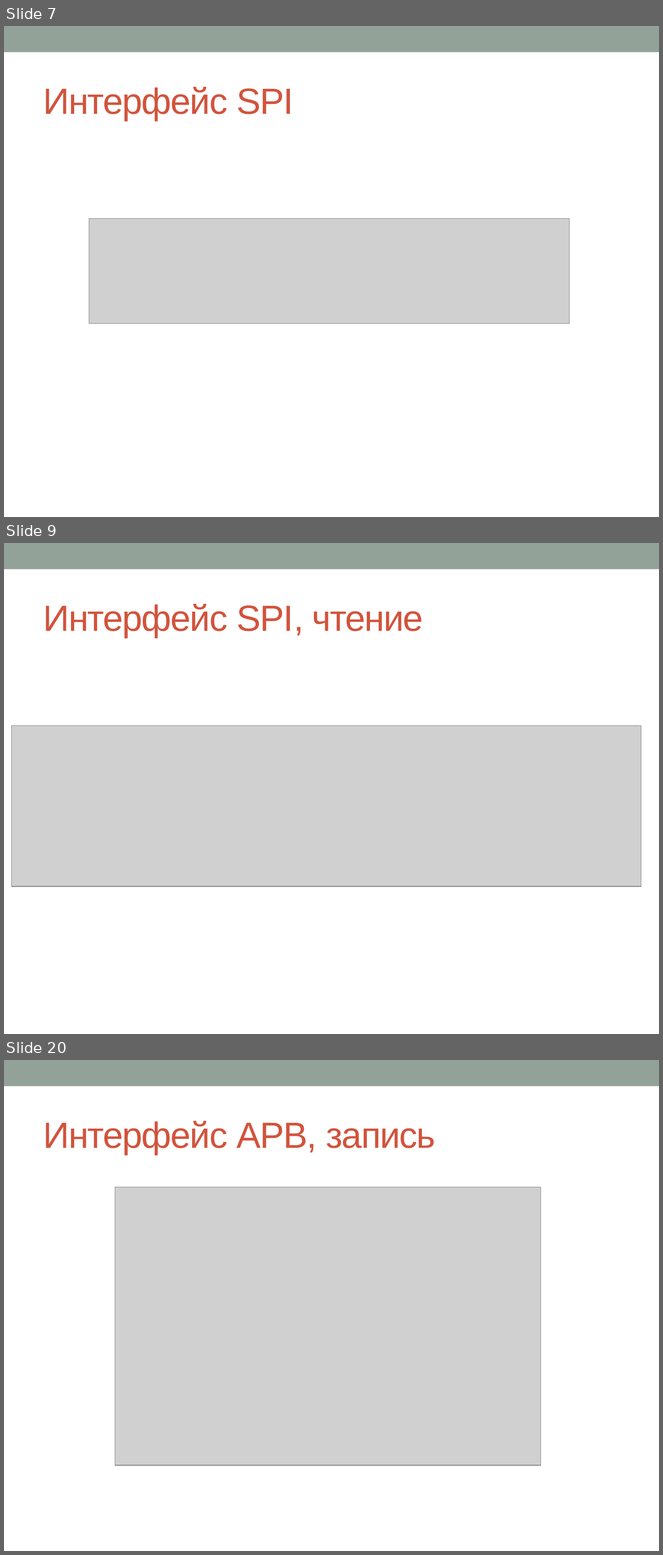
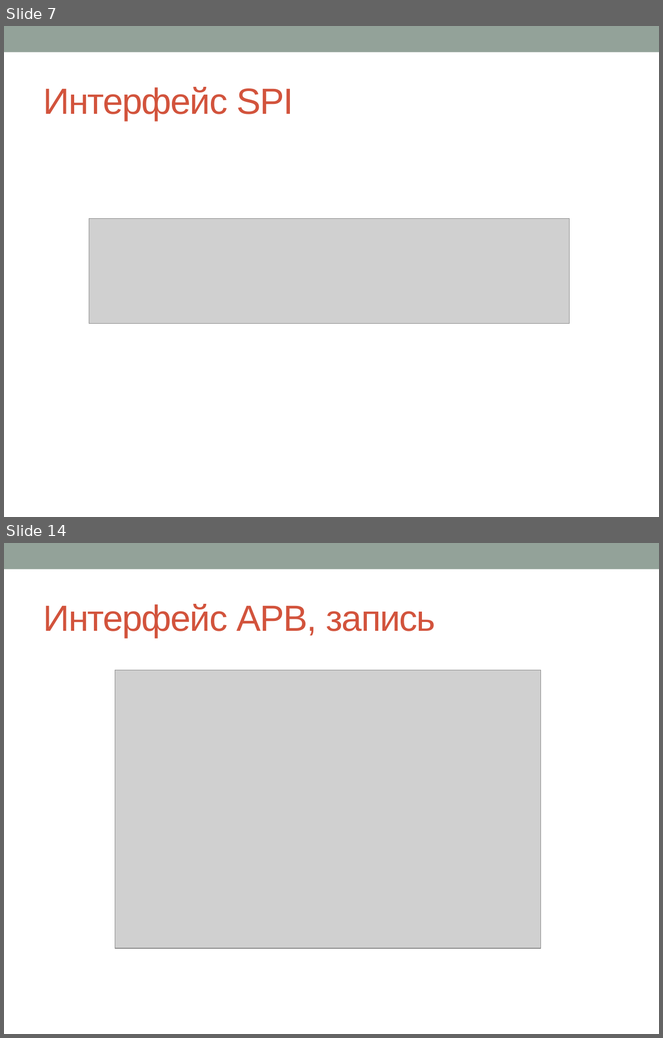
Before and after one commit to kenezoer/soc_programming, a slide deck: doc/Labs/LabWork1.pptx. Shown one above the other, each under a label of ours: slides 7, 9 and 20 before the commit, slides 7 and 14 after it; the slides between them are not shown. The pictures are 663x1555 and 663x1038 pixels, drawn with LibreOffice and Linux fonts; fonts in the diff are those of the drawing; grey boxes stand for pictures. Boxes give left, top, right and bottom in pixels: in the first picture for what was removed or moved away, otherwise in the second. Text is boxed around its words. In the diff, an @@ line names an element or a change of style, - is before the commit and + after.

```diff
--- a/doc/Labs/LabWork1.pptx
+++ b/doc/Labs/LabWork1.pptx
@@ slide 9 removed at (4,543,659,1034), background #FFFFFF; not listed: 1 template element that a slide beside it also shows @@
@@ title removed at (44,604,423,638) @@
-Интерфейс SPI, чтение
@@ picture removed at (12,726,642,887) @@
@@ what was slide 20 is now slide 14 @@
```
Also in this commit, not shown: 5 slides changed, 3 slides added, 7 other slides removed, 3 other files.
